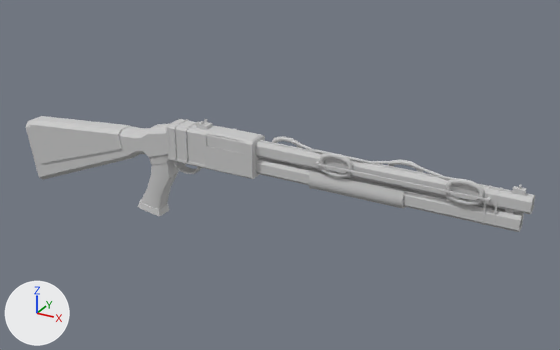
A saved change to the FBX model Harryjohnson/Shotgun/SM_shotgun_01.FBX.
Before and after are seen from a camera (50 mm lens) standing at (0.937, -1.202, 0.637) and looking at (0.25, 0.047, 0.013). The lights are fixed; the arrows at lower left show +X, +Y and +Z. Where no turn or scale is listed for an object, it has been applied to the vertices.

Names of what the first picture shows: 'SM_Shotgun'.
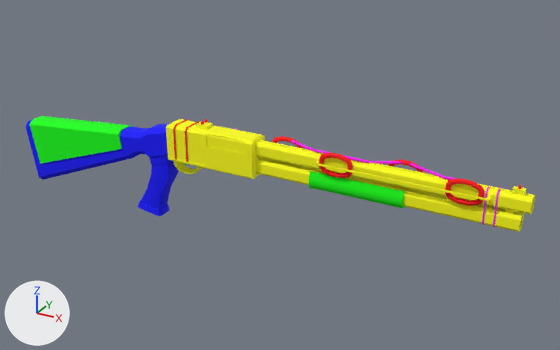
The newer file is also turned or shifted as a whole; pictures and numbers use the older file's frame.

What differs and where, as boxes [x1, y1, x2, y2] in the pictures (560 x 350 px):
part 1 of me_mesh, recoloured (grey to yellow)
    both: [166, 119, 535, 232]
part 2 of me_mesh, recoloured (grey to red)
    both: [173, 119, 522, 206]
part 3 of me_mesh, recoloured (grey to blue)
    both: [26, 119, 179, 216]
part 4 of me_mesh, recoloured (grey to green)
    both: [309, 171, 405, 208]
part 5 of me_mesh, recoloured (grey to green)
    both: [29, 116, 186, 165]
part 6 of me_mesh, recoloured (grey to pink)
    both: [291, 140, 503, 227]

Patch to the scene script:
```diff
--- a/Harryjohnson/Shotgun/SM_shotgun_01.FBX.py
+++ b/Harryjohnson/Shotgun/SM_shotgun_01.FBX.py
@@ mat_material__49 @@
+mat_material__49 = principled_material('Material #49')
+mat_material__49.base_color = (1.0, 0.0, 0.00392)  # red #ff000d
+mat_material__49.roughness = 0.859
@@ mat_material__50 @@
+mat_material__50 = principled_material('Material #50')
+mat_material__50.base_color = (0.0, 0.0, 1.0)  # blue #0000ff
+mat_material__50.roughness = 0.859
@@ mat_material__48 @@
+mat_material__48 = principled_material('Material #48')
+mat_material__48.base_color = (1.0, 1.0, 0.0)  # yellow #ffff00
+mat_material__48.roughness = 0.859
@@ mat_material__51 @@
+mat_material__51 = principled_material('Material #51')
+mat_material__51.base_color = (0.0, 1.0, 0.0)  # green #00ff00
+mat_material__51.roughness = 0.859
@@ mat_material__63 @@
+mat_material__63 = principled_material('Material #63')
+mat_material__63.base_color = (1.0, 0.0, 1.0)  # pink #ff00ff
+mat_material__63.roughness = 0.859
@@ me_mesh @@
 me_mesh.from_pydata(...)  # 1240 vertices, 2352 faces; spans x -0.366..0.753, y -0.028..0.045, z -0.09..0.142
 # used by ob_sm_shotgun; location = (-0.005, 0.0, -0.022)
+# me_mesh part 1: 596 of the faces centred in x 0.035..0.753, y -0.027..0.024, z 0.022..0.135 switch from mat_01___default (light grey #cacaca) to mat_material__48 (yellow #ffff00)
+# me_mesh part 2: 716 of the faces centred in x 0.054..0.731, y -0.028..0.025, z 0.054..0.142 switch from mat_01___default (light grey #cacaca) to mat_material__49 (red #ff000d)
+# me_mesh part 3: 512 of the faces centred in x -0.366..0.215, y -0.025..0.045, z -0.089..0.116 switch from mat_01___default (light grey #cacaca) to mat_material__50 (blue #0000ff)
+# me_mesh part 4: 128 of the faces centred in x 0.353..0.537, y -0.018..0.018, z 0.049..0.086 switch from mat_01___default (light grey #cacaca) to mat_material__51 (green #00ff00)
+# me_mesh part 5: 40 of the faces centred in x -0.349..0.06, y -0.027..0.024, z -0.003..0.088 switch from mat_01___default (light grey #cacaca) to mat_material__51 (green #00ff00)
+# me_mesh part 6: 280 of the faces centred in x 0.287..0.699, y -0.016..0.028, z 0.054..0.131 switch from mat_01___default (light grey #cacaca) to mat_material__63 (pink #ff00ff)
```
